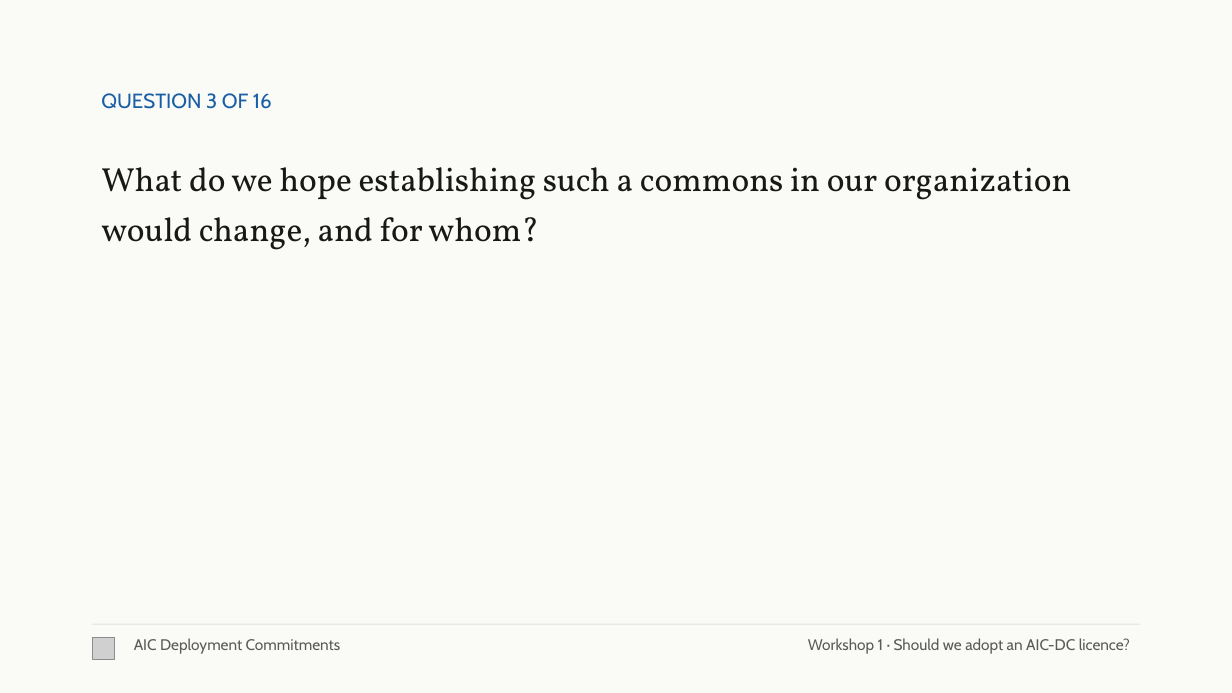
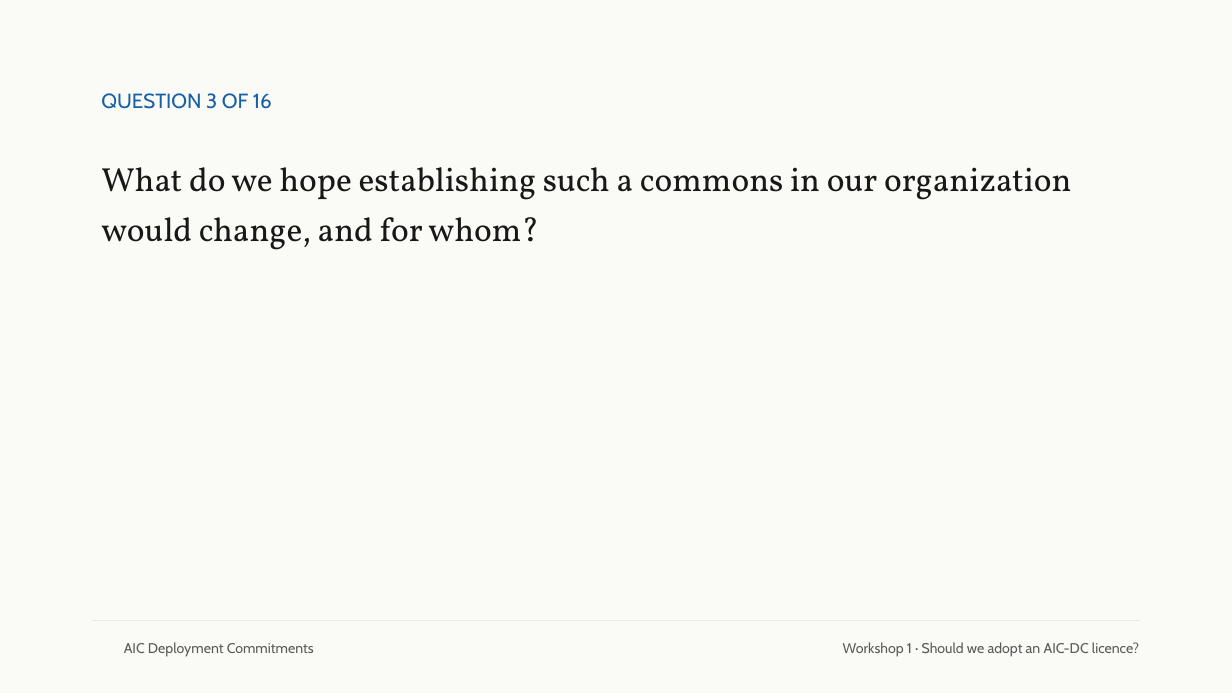
Before and after one commit to emlenartowicz/aic-dc-decks, a slide deck: slide 7 of chapter-5-1/chapter-5-1.pptx. Drawn at 1232x693 pixels with LibreOffice and Linux fonts; fonts in the diff are those of the drawing; grey boxes stand for pictures; background and template pictures are left out. Boxes give left, top, right and bottom in pixels: in the first picture for what was removed or moved away, otherwise in the second. Text is boxed around its words. In the diff, an @@ line names an element or a change of style, - is before the commit and + after.

```diff
--- a/chapter-5-1/chapter-5-1.pptx
+++ b/chapter-5-1/chapter-5-1.pptx
@@ rectangle removed at (x1=92, y1=624, x2=1140, y2=625) @@
@@ line added from (92, 621) to (1140, 621), #E8E8E4 0.75 pt @@
@@ picture removed at (x1=92, y1=638, x2=115, y2=660) @@
@@ text "AIC Deployment Commitments" at (x1=124, y1=642, x2=314, y2=657): size 12 to 11 pt; vertical alignment top to middle @@
@@ text "Workshop 1 · Should we ..." at (x1=843, y1=642, x2=1139, y2=657): size 12 to 11 pt; vertical alignment top to middle @@
```
Also in this commit, not shown: 21 other slides changed, 3 other files.
